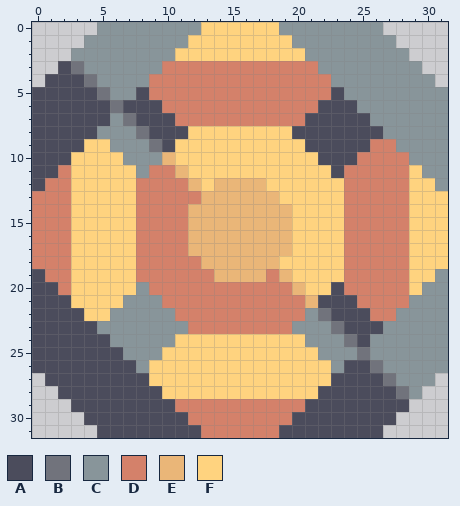
Two versions of one pixel-art sprite, assets/sprites/blocks/distribution/belt-underflow-gate/belt-underflow-gate.png. Above, as it was before the edit.
The file is 32x32 pixels. Colours within 5 levels of each other are drawn and written as one.
Palette (. is transparent): A #4b4c5c  B #71737c  C #88959a  D #d4816a  E #eab678  F #ffd37f
Pixels before, first column x 0:
 0 .....CCCCCCCCFFFFFFCCCCCCCC.....
 1 ....CCCCCCCCFFFFFFFFCCCCCCCC....
 2 ...CCCCCCCCFFFFFFFFFFCCCCCCCC...
 3 ..ABCCCCCCDDDDDDDDDDDDCCCCCCCC..
 4 .AAABCCCCDDDDDDDDDDDDDDCCCCCCCC.
 5 AAAAABCCADDDDDDDDDDDDDDACCCCCCCC
 6 AAAAAABAAADDDDDDDDDDDDAAACCCCCCC
 7 AAAAAACBAAADDDDDDDDDDAAAAACCCCCC
 8 AAAAACCCBAAAFFFFFFFFAAAAAAACCCCC
 9 AAAAFFCCCBAFFFFFFFFFFAAAAADDCCCC
10 AAAFFFFCCCEFFFFFFFFFFFAAADDDDCCC
11 AADFFFFFCDDEFFFFFFFFFFFADDDDDFCC
12 ADDFFFFFDDDDEFEEEEFFFFFFDDDDDFFC
13 DDDFFFFFDDDDDEEEEEEFFFFFDDDDDFFF
14 DDDFFFFFDDDDEEEEEEEEFFFFDDDDDFFF
15 DDDFFFFFDDDDEEEEEEEEFFFFDDDDDFFF
16 DDDFFFFFDDDDEEEEEEEEFFFFDDDDDFFF
17 DDDFFFFFDDDDEEEEEEEEFFFFDDDDDFFF
18 DDDFFFFFDDDDDEEEEEEFFFFFDDDDDFFF
19 ADDFFFFFDDDDDDEEEEDEFFFFDDDDDFFC
20 AADFFFFFCDDDDDDDDDDDEFFADDDDDFCC
21 AAAFFFFCCCDDDDDDDDDDDEAAADDDDCCC
22 AAAAFFCCCCCDDDDDDDDDDCBAAADDCCCC
23 AAAAACCCCCCCDDDDDDDDCCCBAAACCCCC
24 AAAAAACCCCCFFFFFFFFFFCCCBACCCCCC
25 AAAAAAACCCFFFFFFFFFFFFCCCBCCCCCC
26 AAAAAAAACFFFFFFFFFFFFFFCAABCCCCC
27 .AAAAAAAAFFFFFFFFFFFFFFAAAABCCC.
28 ..AAAAAAAAFFFFFFFFFFFFAAAAAABC..
29 ...AAAAAAAADDDDDDDDDDAAAAAAAA...
30 ....AAAAAAAADDDDDDDDAAAAAAAA....
31 .....AAAAAAAADDDDDDAAAAAAAA.....
After the commit:
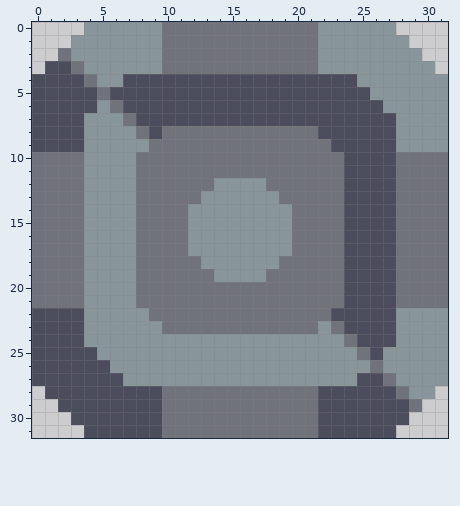
Difference:
Changed rows in their new state; - is an unchanged pixel.
first column x 0:
 0 ----C-----BBBBBBBBBBBB-----C----
 1 ---C------BBBBBBBBBBBB------C---
 2 --B-------BBBBBBBBBBBB-------C--
 3 -A--------BBBBBBBBBBBB--------C-
 4 A------AAAAAAAAAAAAAAAAAA------C
 5 ------AA-AAAAAAAAAAAAAA-AA------
 6 -----C----AAAAAAAAAAAA---AA-----
 7 ----CC-----AAAAAAAAAA-----AA----
 8 ----C-----BBBBBBBBBBBB-----A----
 9 ----CC----BBBBBBBBBBBBB---AA----
10 BBBBCCC-BBBBBBBBBBBBBBBB-AAABBBB
11 BBBBCCCCBBBBBBBBBBBBBBBBAAAABBBB
12 BBBBCCCCBBBBBBCCCCBBBBBBAAAABBBB
13 BBBBCCCCBBBBBCCCCCCBBBBBAAAABBBB
14 BBBBCCCCBBBBCCCCCCCCBBBBAAAABBBB
15 BBBBCCCCBBBBCCCCCCCCBBBBAAAABBBB
16 BBBBCCCCBBBBCCCCCCCCBBBBAAAABBBB
17 BBBBCCCCBBBBCCCCCCCCBBBBAAAABBBB
18 BBBBCCCCBBBBBCCCCCCBBBBBAAAABBBB
19 BBBBCCCCBBBBBBCCCCBBBBBBAAAABBBB
20 BBBBCCCCBBBBBBBBBBBBBBBBAAAABBBB
21 BBBBCCC-BBBBBBBBBBBBBBBB-AAABBBB
22 ----CC---BBBBBBBBBBBBB----AA----
23 ----C-----BBBBBBBBBBBB-----A----
24 ----CC-----CCCCCCCCCC-----AA----
25 -----CC---CCCCCCCCCCCC----A-----
26 ------CC-CCCCCCCCCCCCCC-CC------
27 A------CCCCCCCCCCCCCCCCCC------C
28 -A--------BBBBBBBBBBBB--------C-
29 --A-------BBBBBBBBBBBB-------B--
30 ---A------BBBBBBBBBBBB------A---
31 ----A-----BBBBBBBBBBBB-----A----
Pixel boxes of the changes (left, top, right, bottom) in both pictures:
changed: (32, 22, 448, 438)
